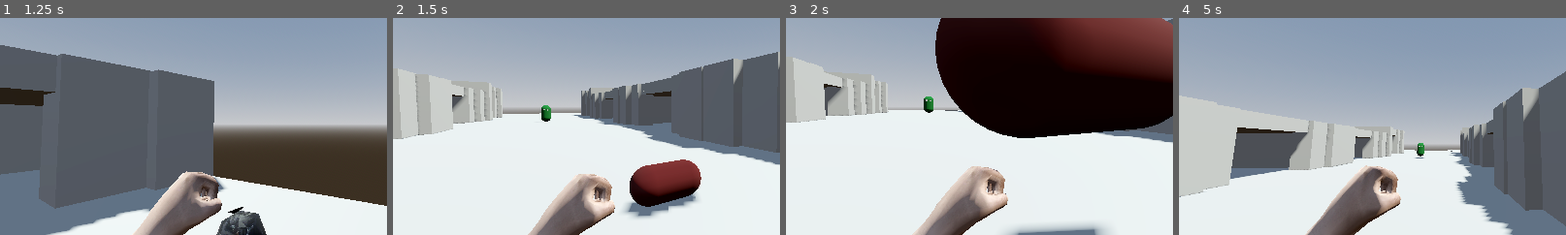
Above: before the commit, frames 1-4 (left to right).
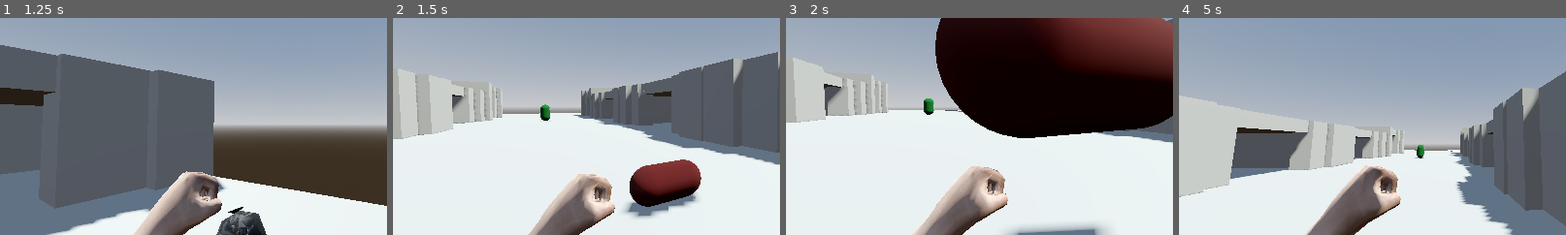
Above: after the commit, the same moments.

Repository: lungcollapser/record
Game: Godot game, scene res://scenes/world.tscn
Two runs of this game, one before a commit and one after it. Both use one fixed random seed, a clock stepped at 60 frames per second and the inputs below.
Inputs (mouse positions are % of the whole screen's width and height, from its top left):
- Up to frame 1 (1.25 s): tap Enter (ui_accept) at 0.5, 0.77 s; move the mouse to (55, 50) at 0.52 s; hold W (forward) from 0.53 s (still down); tap E (interact) at 0.6 s
- Up to frame 2 (1.5 s): keep holding W (forward); move the mouse to (45, 50) at 1.27 s; tap Ctrl (crouch) at 1.35 s
- Up to frame 3 (2 s): keep holding W (forward); tap Enter (ui_accept) at 1.52 s; tap E (interact) at 1.55 s
- Up to frame 4 (5 s): keep holding W (forward); move the mouse to (52, 48) at 2.02 s; tap T (dropreceptacle) at 2.1 s; tap E (interact) at 2.3, 2.85, 3.8, 4.55 s; move the mouse to (49, 52) at 2.77 s; tap Enter (ui_accept) at 3.02, 3.77, 4.52 s; move the mouse to (57, 51) at 3.52 s; click (57, 51) at 3.6 s; move the mouse to (42, 49) at 4.27 s; right-click (42, 49) at 4.35 s
The pictures show only the part of the screen within x 11-61%, y 28-78%; the shares and areas given below are measured in that part.

Frame 1 is identical in both runs. In frame 2, less than 0.1% of the frame differs, in the area x 38-41%, y 39-48%; in frame 3, less than 0.1%, in the area x 35-39%, y 36-45%; in frame 4, less than 0.1%.

Commit message:
enemy jittering semi fixed

Diff:
--- a/scenes/enemy.tscn
+++ b/scenes/enemy.tscn
@@ -47,7 +47,7 @@
 shape = SubResource("SphereShape3D_qdqve")
 
 [node name="EnemyNavigation" type="NavigationAgent3D" parent="."]
-path_height_offset = -0.8
+path_height_offset = -0.5
 
 [connection signal="body_entered" from="EnemyDetection" to="." method="_on_enemy_area_body_entered"]
 [connection signal="body_exited" from="EnemyDetection" to="." method="_on_enemy_area_body_exited"]
--- /dev/null
+++ b/scenes/pizza.gd
@@ -0,0 +1,17 @@
+extends RigidBody3D
+
+@onready var pizza = $"."
+var player_pick_up
+
+
+func _ready() -> void:
+	player_pick_up = get_tree().get_first_node_in_group("pickup")
+
+func _physics_process(_delta: float):
+		eat_pizza()
+
+func eat_pizza():
+	var pizza_collider = player_pick_up.get_collider()
+	if Input.is_action_just_pressed("interact") and pizza_collider == pizza:
+		queue_free()
+		HealthBar.value += 5
--- a/scenes/pizza.tscn
+++ b/scenes/pizza.tscn
@@ -1,7 +1,7 @@
-[gd_scene load_steps=8 format=4 uid="uid://dxdvf75naxjm5"]
+[gd_scene load_steps=7 format=4 uid="uid://dxdvf75naxjm5"]
 
 [ext_resource type="Texture2D" uid="uid://bmmxnh5ktxtwn" path="res://assets/source/model_0.png" id="1_0oqjr"]
-[ext_resource type="PackedScene" uid="uid://bk6e6igwyvo4b" path="res://scenes/pickup_component.tscn" id="2_rke5v"]
+[ext_resource type="Script" path="res://scenes/pizza.gd" id="1_6k68w"]
 
 [sub_resource type="StandardMaterial3D" id="StandardMaterial3D_4dj34"]
 resource_name = "material_0"
@@ -50,10 +50,8 @@
 [sub_resource type="BoxShape3D" id="BoxShape3D_s4mn5"]
 size = Vector3(0.735, 0.115, 0.45)
 
-[sub_resource type="SphereShape3D" id="SphereShape3D_qvp0w"]
-radius = 0.45
-
 [node name="Pizza" type="RigidBody3D"]
+script = ExtResource("1_6k68w")
 
 [node name="PizzaMesh" type="MeshInstance3D" parent="."]
 transform = Transform3D(0.4, 0, 0, 0, 0.4, 0, 0, 0, 0.4, 0, 0, 0)
@@ -63,10 +61,3 @@
 [node name="PizzaShape" type="CollisionShape3D" parent="."]
 transform = Transform3D(1, 0, 0, 0, 1, 0, 0, 0, 1, 0.122332, 0.134157, 0.00969782)
 shape = SubResource("BoxShape3D_s4mn5")
-
-[node name="PickupComponent" parent="." instance=ExtResource("2_rke5v")]
-transform = Transform3D(1, 0, 0, 0, 1, 0, 0, 0, 1, 0.178318, 0.310175, -0.0064683)
-
-[node name="CollisionShape3D" type="CollisionShape3D" parent="PickupComponent"]
-transform = Transform3D(1, 0, 0, 0, 1, 0, 0, 0, 1, 0, -0.213656, 0)
-shape = SubResource("SphereShape3D_qvp0w")
--- a/scripts/enemy.gd
+++ b/scripts/enemy.gd
@@ -1,10 +1,10 @@
 extends RigidBody3D
 class_name Enemy
 
-const ENEMY_SPEED = 0.06
+const ENEMY_SPEED = 0.09
 var enemy_health = clamp(3, 0, 3)
 var player
-var target
+var target = null
 var player_hold
 var player_attack
 var enemy_return_one
@@ -28,6 +28,7 @@
 
 
 func _physics_process(_delta: float) -> void:
+	freeze = true
 	enemy_chase()
 	enemy_dead_body_spawn()
 	enemy_roaming();
@@ -49,8 +50,6 @@
 	enemy_look_position.y = player.global_position.y
 	if target == null:
 		nav_agent.set_target_position(enemy_return_one.global_position)
-		if nav_agent.target_reached:
-			look_at(player.global_position)
 		move_and_collide(enemy_velocity)
 
 func enemy_dead_body_spawn():
@@ -65,7 +64,6 @@
 
 func _on_enemy_area_body_entered(body: Node3D):
 	if body is Player:
-		freeze = false
 		target = Player
 
 func _on_enemy_area_body_exited(body: Node3D):
--- a/scripts/playerbody.gd
+++ b/scripts/playerbody.gd
@@ -88,8 +88,8 @@
 
 
 	if hit_detec_check == true:
+		HealthBar.value = player_health
 		player_health -= 0.5
-		HealthBar.value = player_health
 
 
 	if Input.is_action_pressed("crouch"):
